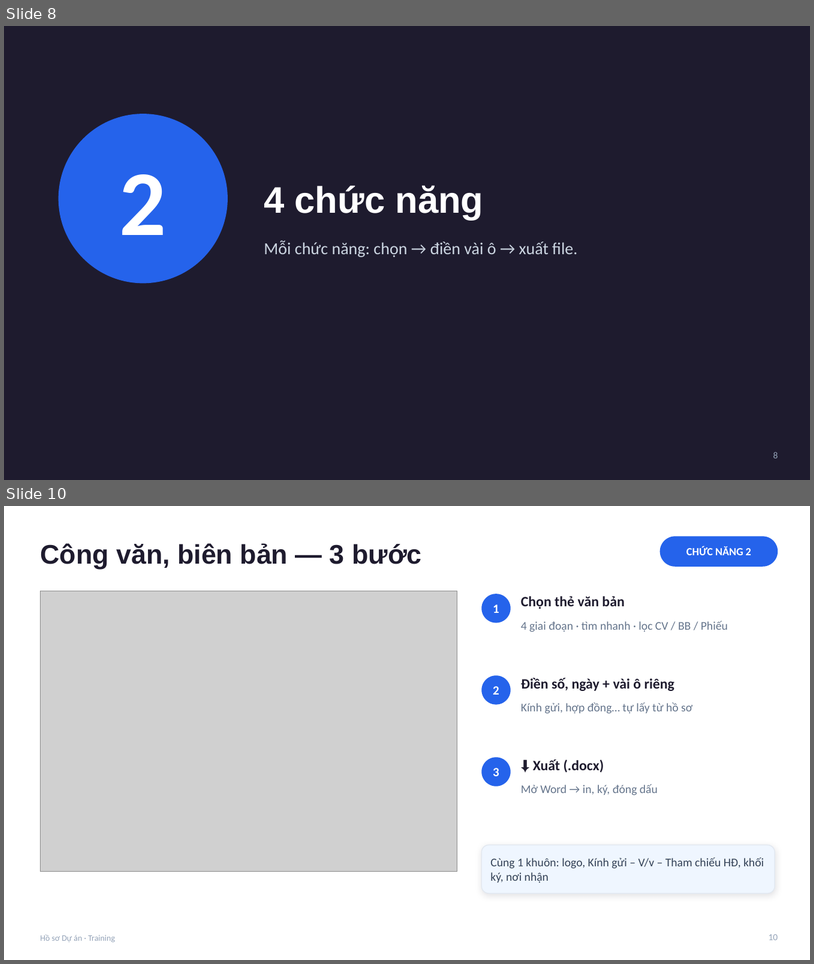
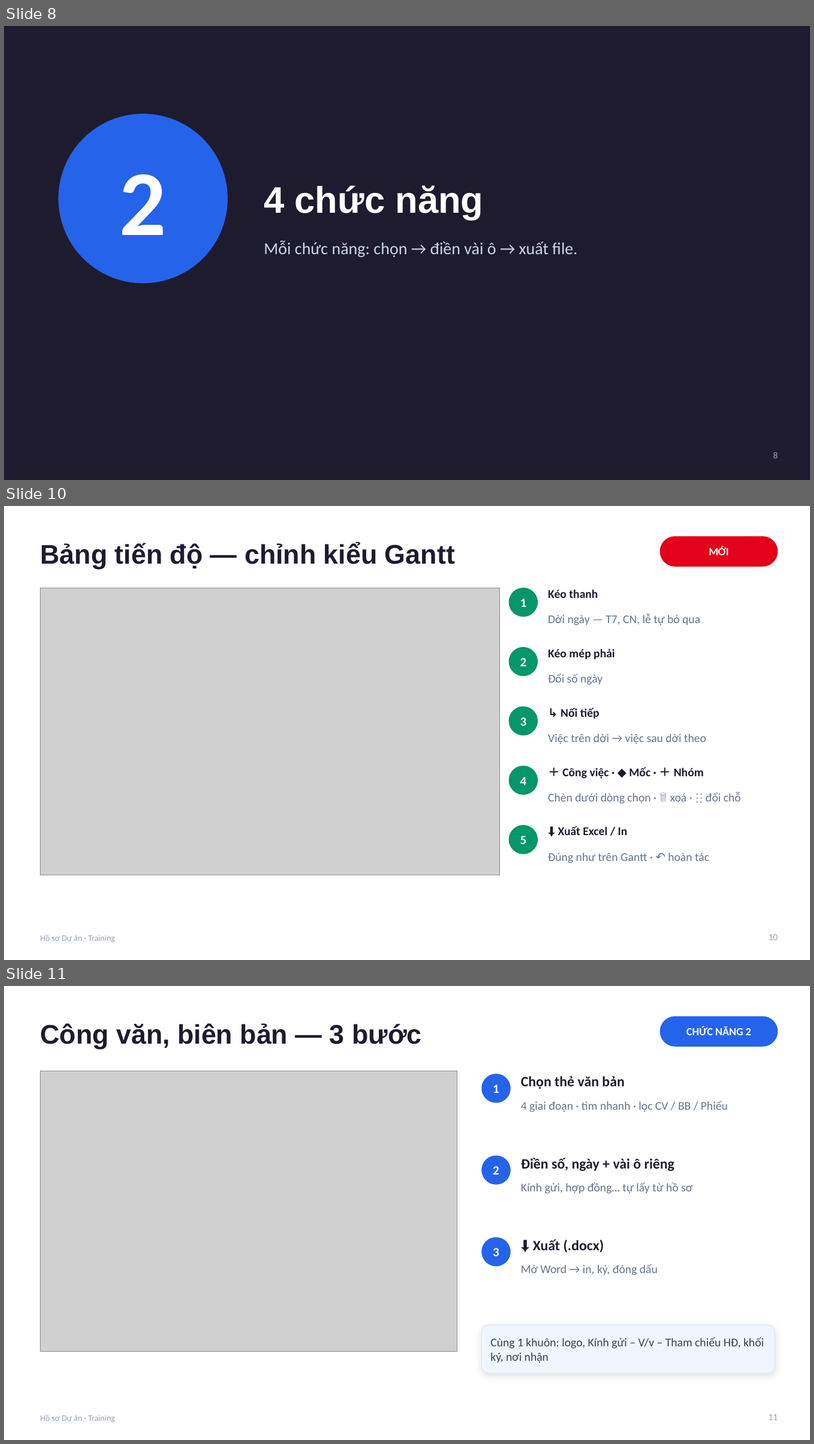
Before and after one commit to xaxa9ztb/TrackingTS, a slide deck: docs/Training-Ho-so-Du-an.pptx. Shown one above the other, each under a label of ours: slides 8 and 10 before the commit, slides 8, 10 and 11 after it; the slides between them are not shown. The pictures are 814x964 and 814x1444 pixels, drawn with LibreOffice and Linux fonts; fonts in the diff are those of the drawing; grey boxes stand for pictures. Boxes give left, top, right and bottom in pixels: in the first picture for what was removed or moved away, otherwise in the second. Text is boxed around its words. In the diff, an @@ line names an element or a change of style, - is before the commit and + after.

```diff
--- a/docs/Training-Ho-so-Du-an.pptx
+++ b/docs/Training-Ho-so-Du-an.pptx
@@ slide 10 added at (4,506,810,960), background #FFFFFF; not listed: 1 template element that a slide beside it also shows @@
@@ rounded rectangle added at (660,536,779,567), fill #E2001A @@
@@ title added at (40,542,455,568), 32 pt, text #1E1B2E, bold @@
+Bảng tiến độ — chỉnh kiểu Gantt
@@ text added at (709,547,729,555), 13 pt, text #FFFFFF, bold @@
+MỚI
@@ picture added at (40,588,500,875) @@
@@ ellipse added at (509,588,538,617), fill #059669 @@
@@ text added at (548,589,598,598), 14 pt, text #1E1B2E, bold @@
+Kéo thanh
@@ text added at (521,598,527,607), 15 pt, text #FFFFFF, bold @@
+1
@@ text added at (548,613,701,625), 14 pt, text #64748B @@
+Dời ngày — T7, CN, lễ tự bỏ qua
@@ ellipse added at (509,647,538,676), fill #059669 @@
@@ text added at (548,649,615,659), 14 pt, text #1E1B2E, bold @@
+Kéo mép phải
@@ text added at (521,658,527,666), 15 pt, text #FFFFFF, bold @@
+2
@@ text added at (548,673,603,685), 14 pt, text #64748B @@
+Đổi số ngày
@@ ellipse added at (509,706,538,735), fill #059669 @@
@@ text added at (521,717,527,726), 15 pt, text #FFFFFF, bold @@
+3
@@ text added at (561,708,600,718), 14 pt, text #1E1B2E, bold @@
+↳ Nối tiếp
@@ text added at (548,733,707,744), 14 pt, text #64748B @@
+Việc trên dời → việc sau dời theo
@@ ellipse added at (509,766,538,795), fill #059669 @@
@@ text added at (563,767,704,778), 14 pt, text #1E1B2E, bold @@
+＋ Công việc · ◆ Mốc · ＋ Nhóm
@@ text added at (521,777,527,785), 15 pt, text #FFFFFF, bold @@
+4
@@ text added at (548,792,741,804), 14 pt, text #64748B @@
+Chèn dưới dòng chọn · 🗑 xoá · ⋮⋮ đổi chỗ
@@ ellipse added at (509,825,538,854), fill #059669 @@
@@ text added at (558,826,628,835), 14 pt, text #1E1B2E, bold @@
+⬇ Xuất Excel / In
@@ text added at (521,835,527,844), 15 pt, text #FFFFFF, bold @@
+5
@@ text added at (548,852,710,863), 14 pt, text #64748B @@
+Đúng như trên Gantt · ↶ hoàn tác
@@ page number added at (769,934,779,940), 11 pt, text #94A3B8 @@
+10
@@ what was slide 10 is now slide 11 @@
@@ page number at (769,1414,779,1420): text changed @@
-10
+11
```
Also in this commit, not shown: 3 slides changed, 11 other files.
